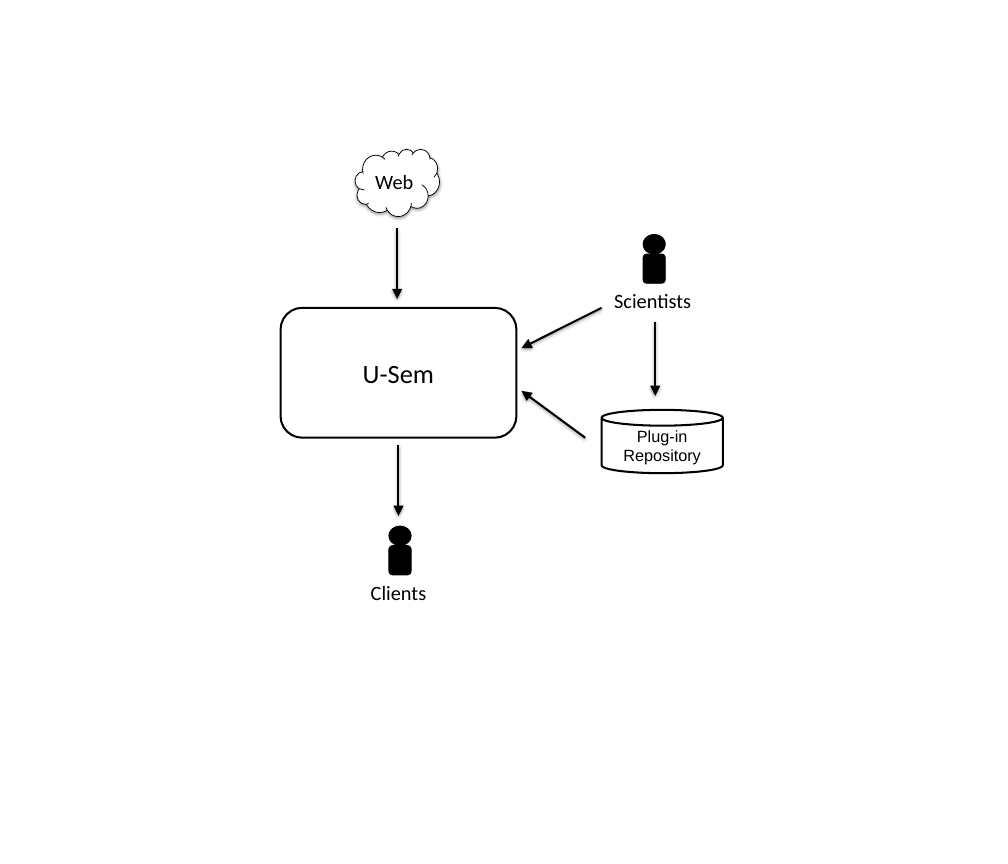
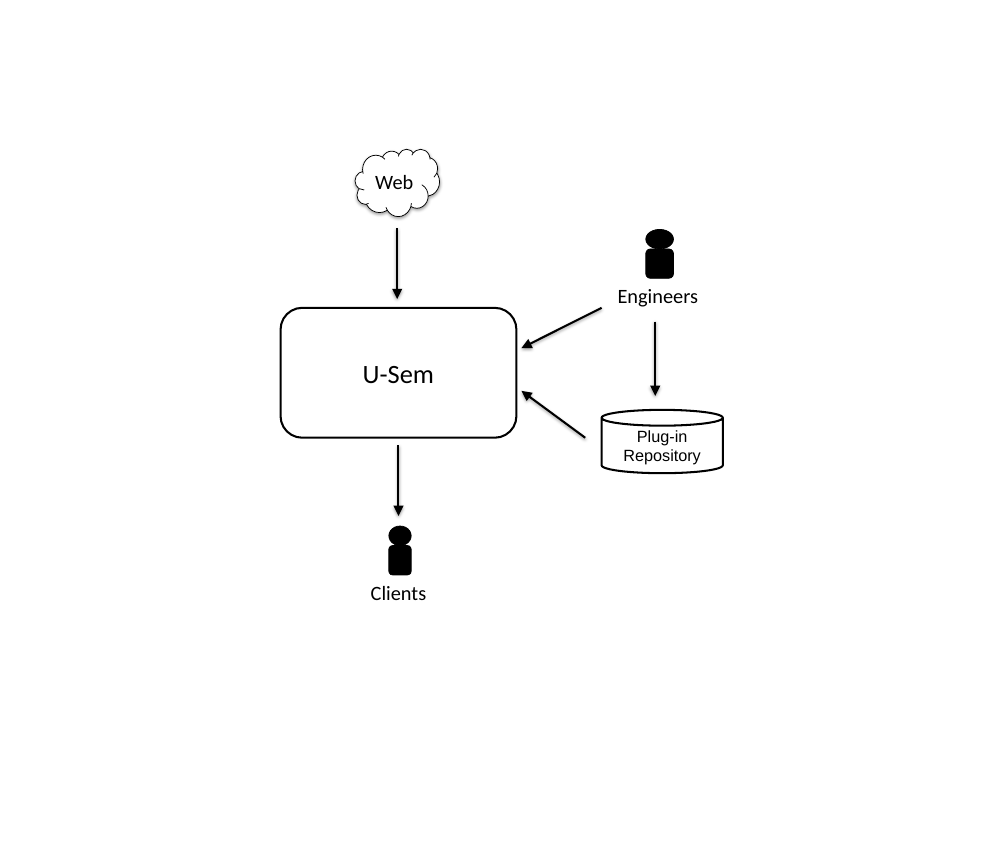
Before and after one commit to hidders/rdfgears.btodorov, a slide deck: slide 1 of ThesisWork/plug-in/environment/runtime_environment.pptx. Drawn at 1008x864 pixels with LibreOffice and Linux fonts; fonts in the diff are those of the drawing. Boxes give left, top, right and bottom in pixels: in the first picture for what was removed or moved away, otherwise in the second. Text is boxed around its words. In the diff, an @@ line names an element or a change of style, - is before the commit and + after.

```diff
--- a/ThesisWork/plug-in/environment/runtime_environment.pptx
+++ b/ThesisWork/plug-in/environment/runtime_environment.pptx
@@ ellipse resized from (x1=643, y1=234, x2=666, y2=254) to (x1=646, y1=230, x2=674, y2=249) @@
@@ rounded rectangle resized from (x1=643, y1=254, x2=666, y2=283) to (x1=646, y1=249, x2=674, y2=278) @@
@@ text at (x1=618, y1=289, x2=698, y2=307): text changed @@
-Scientists
+Engineers
```
Also in this commit, not shown: 51 other files.
